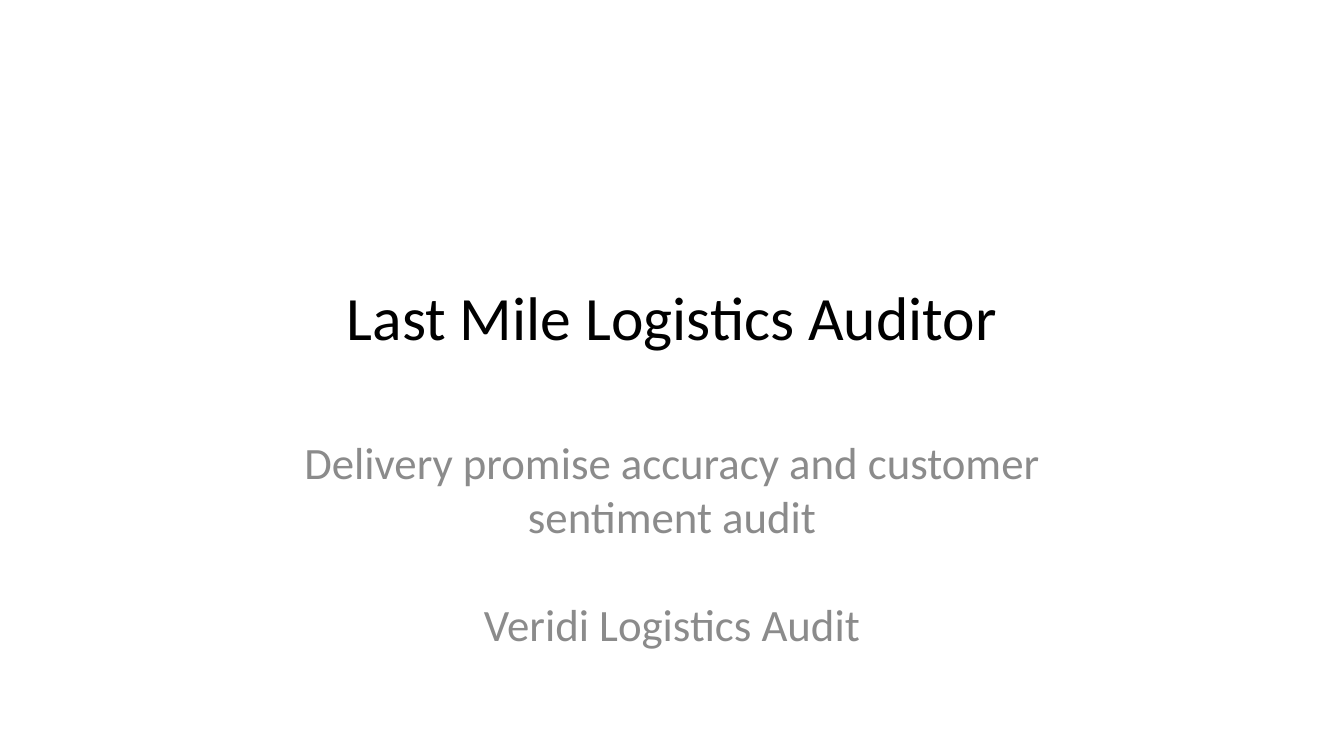
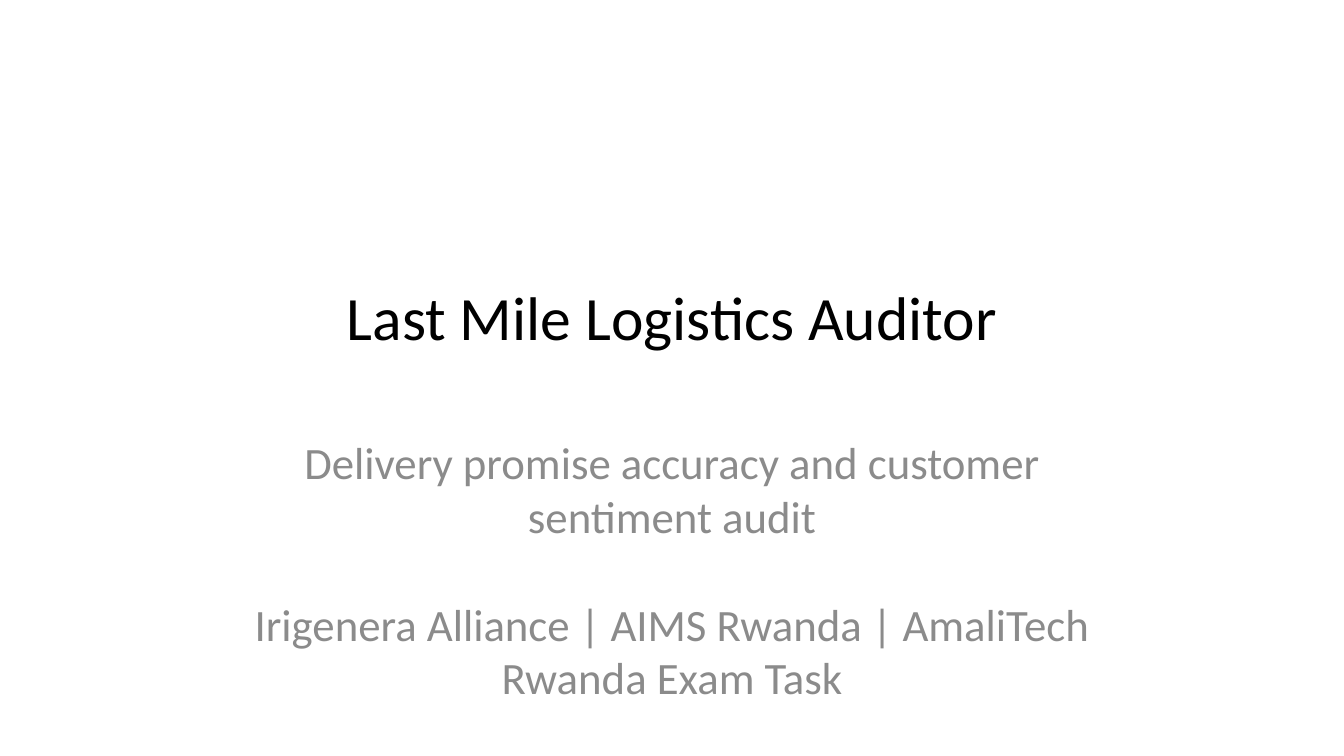
Before and after one commit to Alliance2k2/amalitech, a slide deck: slide 1 of presentation/last_mile_logistics_auditor_presentation.pptx. Drawn at 1344x756 pixels with LibreOffice and Linux fonts; fonts in the diff are those of the drawing. Boxes give left, top, right and bottom in pixels: in the first picture for what was removed or moved away, otherwise in the second. Text is boxed around its words. In the diff, an @@ line names an element or a change of style, - is before the commit and + after.

```diff
--- a/presentation/last_mile_logistics_auditor_presentation.pptx
+++ b/presentation/last_mile_logistics_auditor_presentation.pptx
@@ subtitle at (255, 448, 1089, 694): text changed @@
-Delivery promise accuracy and customer sentiment audit
-Veridi Logistics Audit
+Delivery promise accuracy and customer sentiment audit
+Irigenera Alliance | AIMS Rwanda | AmaliTech Rwanda Exam Task
```
Also in this commit, not shown: 1 other slide changed, 3 other files.
